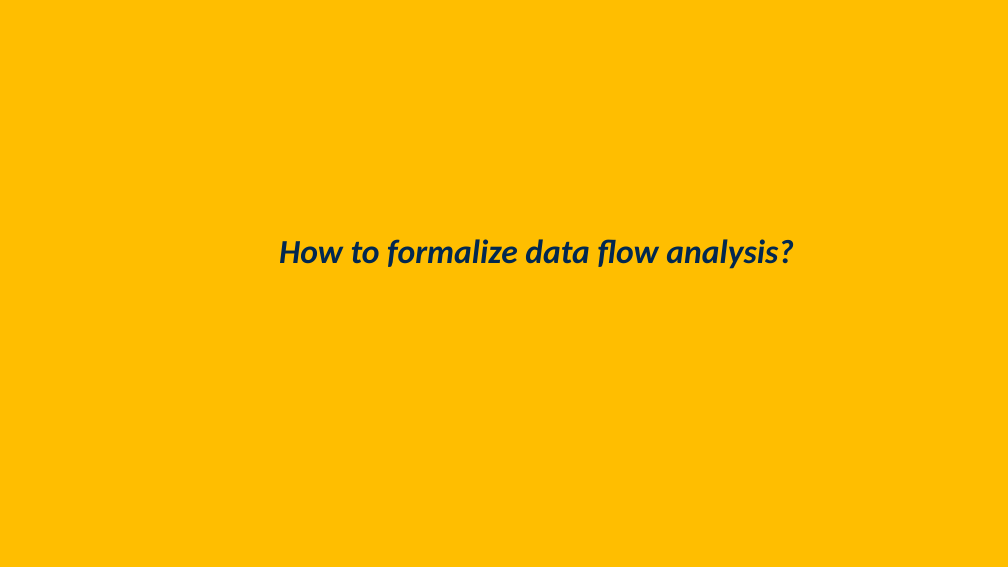
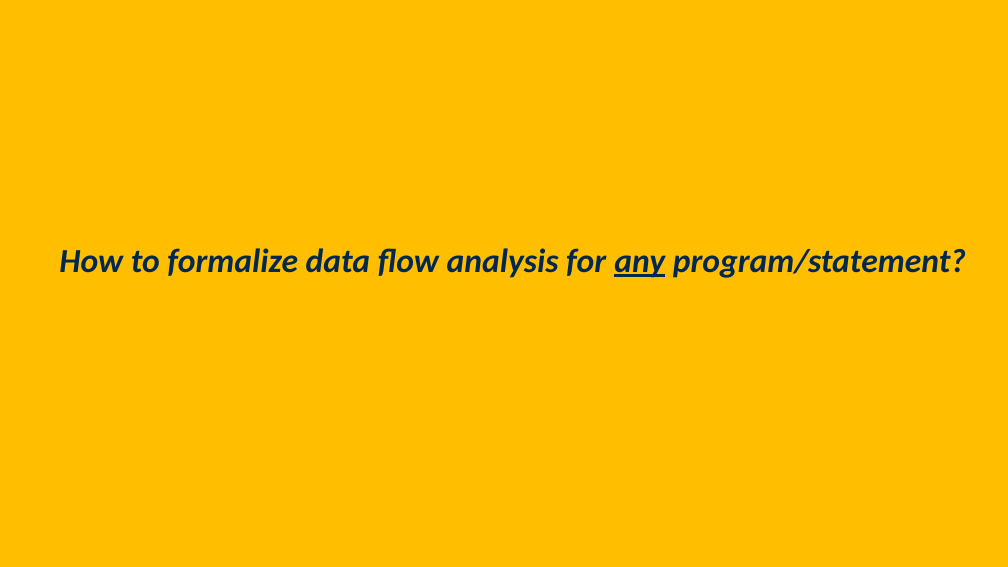
Before and after one commit to davsec-teaching/ECS289C-Spring2025, a slide deck: slide 43 of slides/3_data_flow_analysis.pptx (slide 41 before the commit). Drawn at 1008x567 pixels with LibreOffice and Linux fonts; fonts in the diff are those of the drawing; background and template pictures are left out. Boxes give left, top, right and bottom in pixels: in the first picture for what was removed or moved away, otherwise in the second. Text is boxed around its words. In the diff, an @@ line names an element or a change of style, - is before the commit and + after.

```diff
--- a/slides/3_data_flow_analysis.pptx
+++ b/slides/3_data_flow_analysis.pptx
@@ text at [59, 248, 966, 278]: text changed @@
-How to formalize data flow analysis?
+How to formalize data flow analysis for any program/statement?
```
Also in this commit, not shown: 50 other slides changed, 4 slides added.
